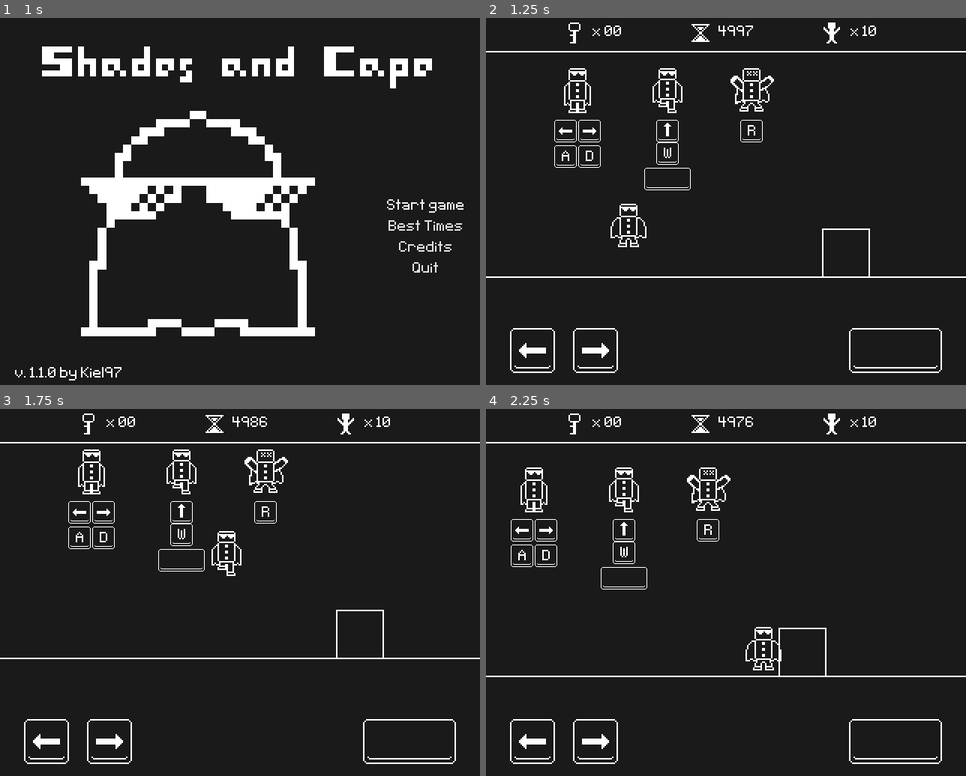
Above: before the commit, frames 1-4 (two rows, left to right).
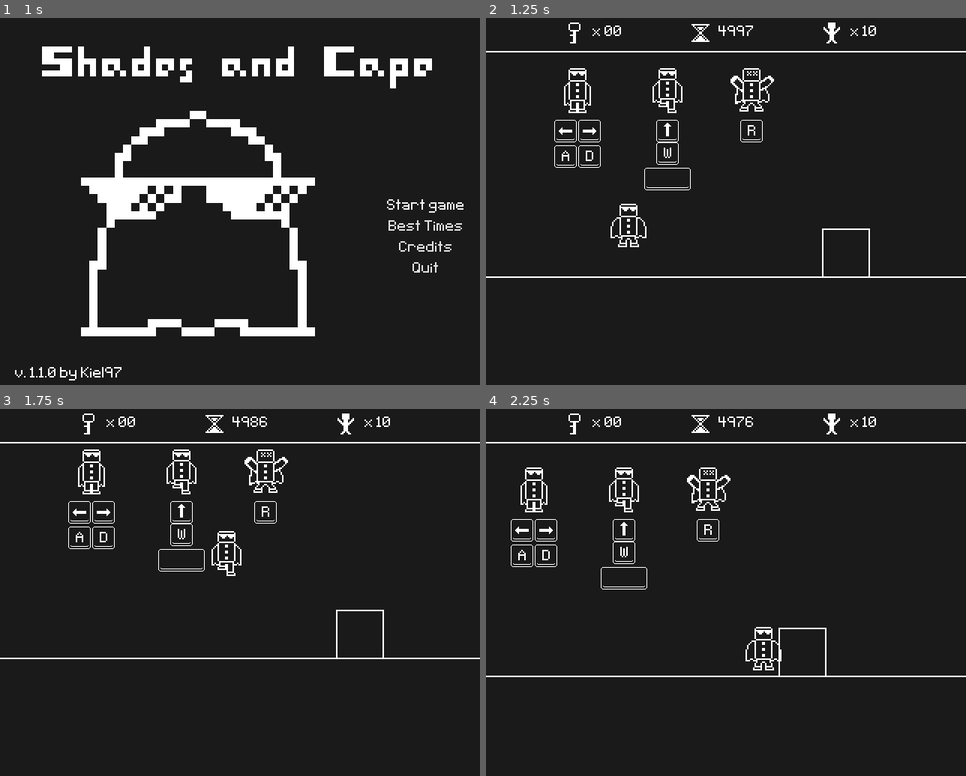
Above: after the commit, the same moments.

Repository: Kiel97/bialjam2019
Game: Godot game, scene res://Menu/MainMenu.tscn
The game is run twice, just before and just after one commit, with the same random seed, the same clock (stepped at 60 frames per second) and the same inputs. Sound files missing from this copy of the repository are replaced by a short silence.
Inputs:
- Up to frame 1 (1 s): click "Start game" at 0.5 s
- Up to frame 2 (1.25 s): no input
- Up to frame 3 (1.75 s): tap Enter (enter) at 1.25 s; hold Right (move_right) from 1.28 s (still down); hold Enter (enter) from 1.28 s (still down); tap Up (jump) at 1.52 s
- Up to frame 4 (2.25 s): keep holding Right (move_right); release Enter (enter) at 2.03 s; tap Enter (enter) at 2.1 s

Frame 1 is identical in both runs. In frame 2, 0.8% of the frame differs, in the area x 5-95%, y 84-97%; in frame 3, 0.8%; in frame 4, 0.8%.

Commit message:
Show touchpad only when game is launched on Android

Diff:
--- a/Bialjam2019/Hero/Hero.gd
+++ b/Bialjam2019/Hero/Hero.gd
@@ -21,7 +21,7 @@
 enum hero_states {IDLE, JUMP, FALL, DEAD, WIN}
 
 onready var timer : Timer = $Timer
-onready var touchpad : CanvasLayer = $Touchpad
+onready var touchpad_margin : MarginContainer = $Touchpad/MarginContainer
 onready var left_button : TextureButton = $Touchpad/MarginContainer/VBoxContainer/HBoxContainer/HBoxContainer/LeftButton
 onready var right_button : TextureButton = $Touchpad/MarginContainer/VBoxContainer/HBoxContainer/HBoxContainer/RightButton
 onready var jump_button : TextureButton = $Touchpad/MarginContainer/VBoxContainer/HBoxContainer/JumpButton
@@ -35,6 +35,7 @@
 
 func _ready() -> void:
 	set_physics_process(true)
+	init_touchpad()
 	timer.set_wait_time(pow(TICKS_PER_SECOND, -1))
 	timer.start()
 
@@ -138,6 +139,9 @@
 	timer.stop()
 	self.state = hero_states.DEAD
 
+func init_touchpad() -> void:
+	touchpad_margin.visible = OS.get_name() == "Android"
+
 func _on_Level_counter_prisoners(value) -> void:
 	self.prisoners_left = value
 
